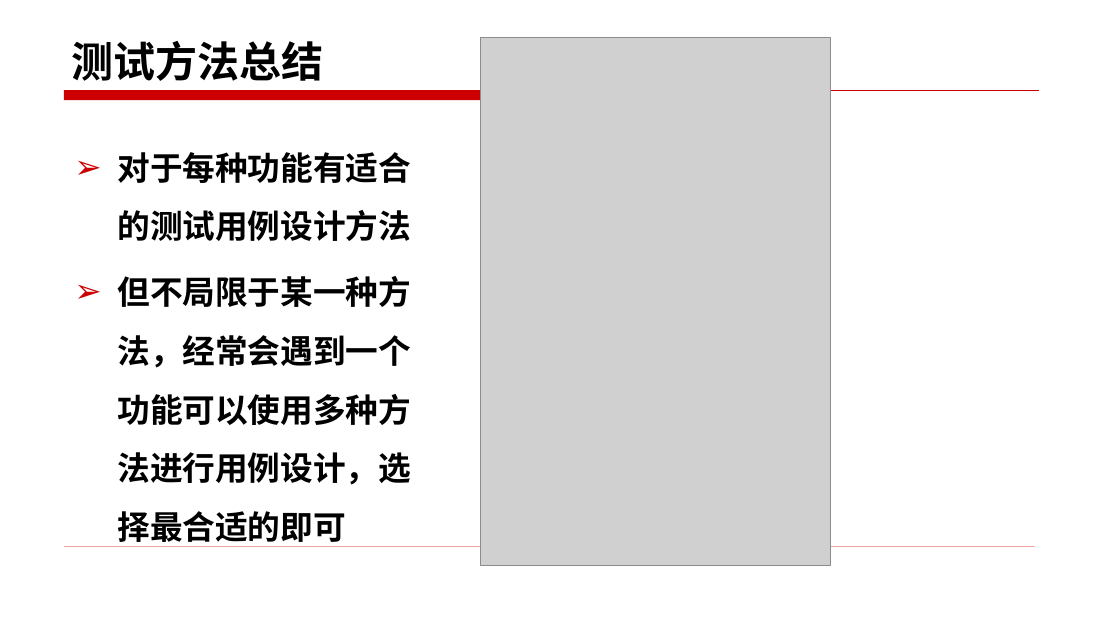
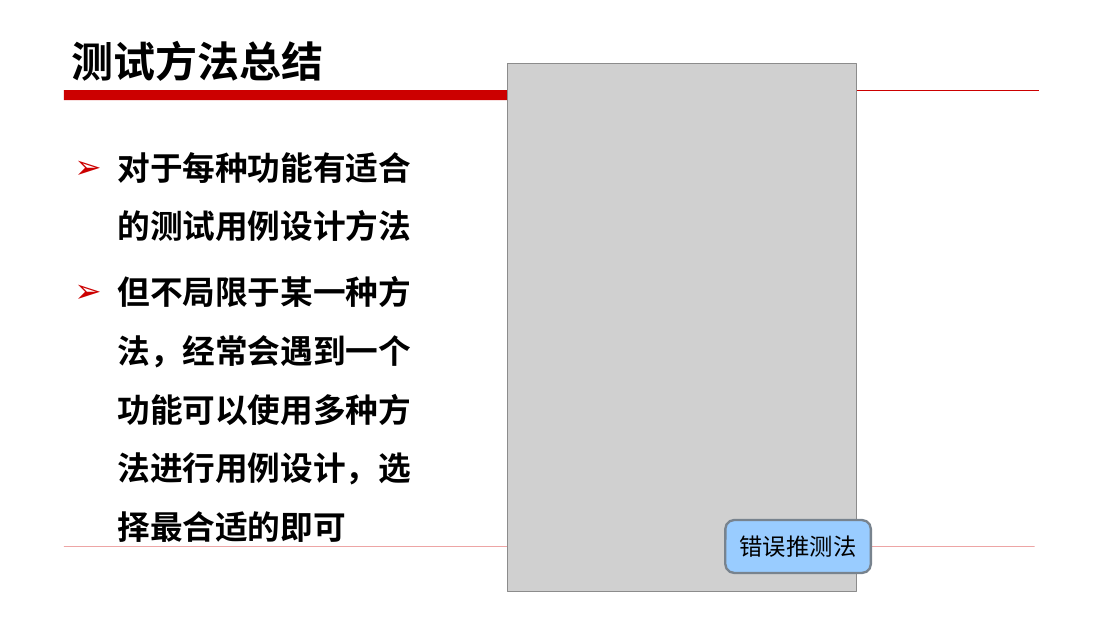
Before and after one commit to edu2act/course-foundation-software-tesing, a slide deck: slide 7 of materials/slides/3.8.pptx. Drawn at 1120x630 pixels with LibreOffice and Linux fonts; fonts in the diff are those of the drawing; grey boxes stand for pictures. Boxes give left, top, right and bottom in pixels: in the first picture for what was removed or moved away, otherwise in the second. Text is boxed around its words. In the diff, an @@ line names an element or a change of style, - is before the commit and + after.

```diff
--- a/materials/slides/3.8.pptx
+++ b/materials/slides/3.8.pptx
@@ picture moved from (x1=481, y1=37, x2=830, y2=565) to (x1=507, y1=64, x2=857, y2=592) @@
@@ rounded rectangle added at (x1=726, y1=520, x2=871, y2=573), fill #99CCFF, outline #79848F 2 pt, 20 pt, text #000000 @@
+错误推测法
```
Also in this commit, not shown: 13 other files.
